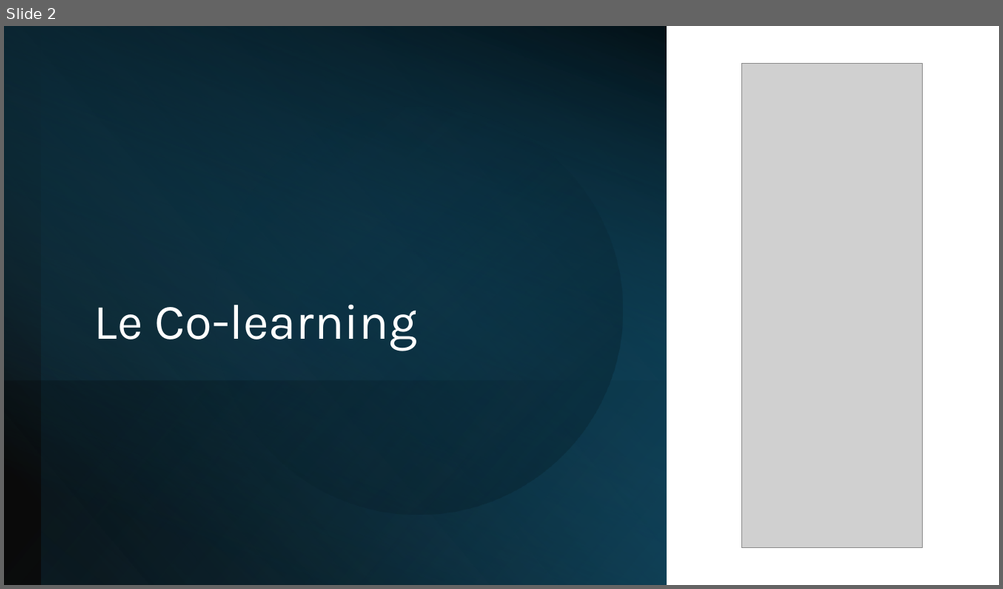
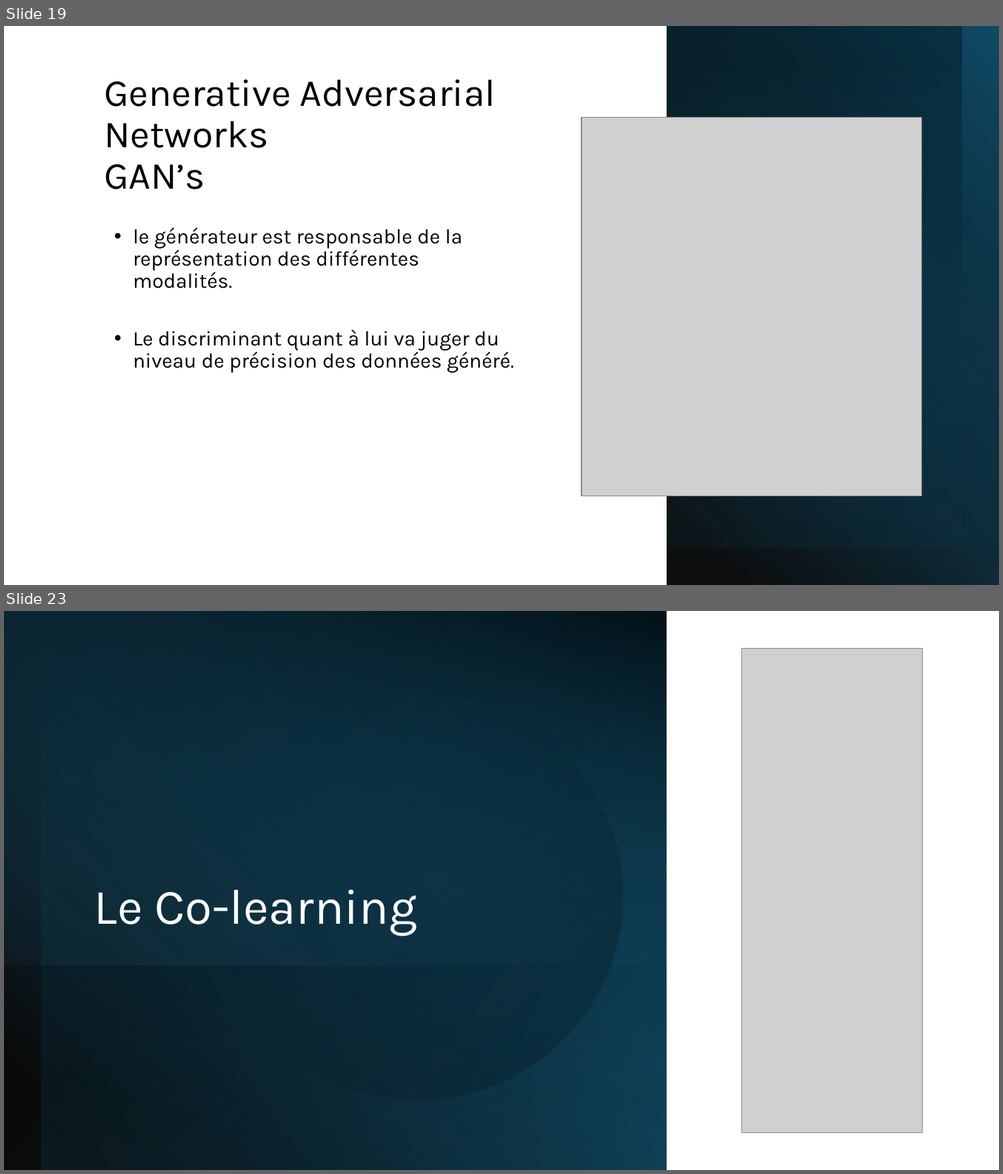
Before and after one commit to IzowRM/Stage-Cetic, a slide deck: Doc Slide/Slide Jeudi 11_09.pptx. Shown one above the other, each under a label of ours: slide 2 before the commit, slides 19 and 23 after it; the slides between them are not shown. The pictures are 1003x589 and 1003x1174 pixels, drawn with LibreOffice and Linux fonts; fonts in the diff are those of the drawing; grey boxes stand for pictures. Boxes give left, top, right and bottom in pixels: in the first picture for what was removed or moved away, otherwise in the second. Text is boxed around its words. In the diff, an @@ line names an element or a change of style, - is before the commit and + after.

```diff
--- a/Doc Slide/Slide Jeudi 11_09.pptx
+++ b/Doc Slide/Slide Jeudi 11_09.pptx
@@ slide 19 added at (4, 26, 999, 585), background #FFFFFF @@
@@ rectangle added at (666, 26, 999, 585), fill gradient #000000 to #156082 @@
@@ rectangle added at (666, 26, 999, 548), fill gradient #0B3041 @@
@@ rectangle added at (666, 26, 999, 548), fill gradient #156082 to #000000 @@
@@ rectangle added at (666, 26, 962, 585), fill gradient #156082 to #000000 @@
@@ title added at (104, 79, 495, 190), 37 pt, text #000000 @@
+Generative Adversarial Networks
+GAN’s
@@ picture added at (581, 118, 922, 497) @@
@@ text added at (133, 227, 514, 373), 20 pt, text #000000 @@
+• le générateur est responsable de la représentation des différentes modalités.
+• Le discriminant quant à lui va juger du niveau de précision des données généré.
@@ what was slide 2 is now slide 23 @@
```
Also in this commit, not shown: 21 other slides added, 1 slide removed, 2 other files.
